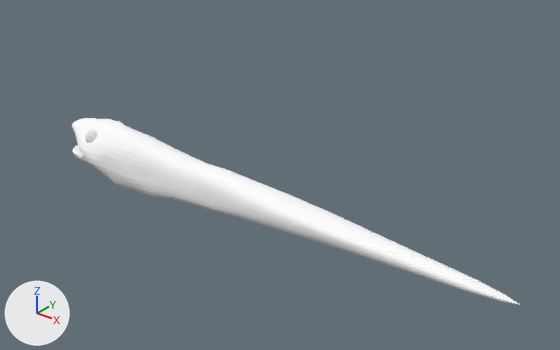
Two versions of the Blender file Eel Speel/Assets/models/eel.blend, one commit apart.
Rendered twice from a 50 mm lens placed at (20.2, -15.8, 11.1), pointed at (4.3, 4.0, -1.2). The lights are fixed; the arrows at lower left show +X, +Y and +Z.
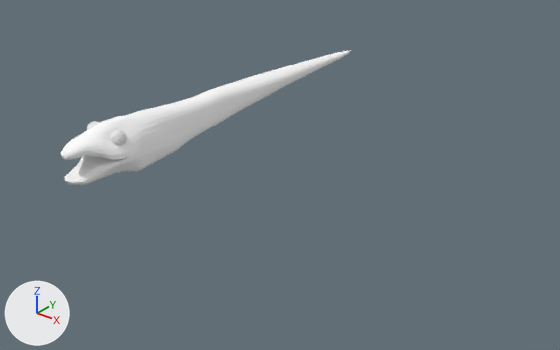
Boxes (x1, y1, x2, y2) around the edits, measured in the pictures (560 x 350 px):
'Icosphere', moved, turned
    before: (72, 118, 520, 305)
    after: (61, 50, 352, 185)
'Icosphere.001', moved, turned
    before: (85, 121, 124, 143)
    after: (87, 121, 127, 146)

Patch to the scene script:
```diff
--- a/Eel Speel/Assets/models/eel.blend.py
+++ b/Eel Speel/Assets/models/eel.blend.py
@@ ob_icosphere @@
 ob_icosphere = bpy.data.objects.new('Icosphere', me_icosphere)
-ob_icosphere.location = (0.0, 0.0, 0.0)
+ob_icosphere.location = (-0.01, 0.02, 0.0)
+ob_icosphere.rotation_euler = (0.0, 0.0, 1.571)  # degrees (0, 0, 90)
```
